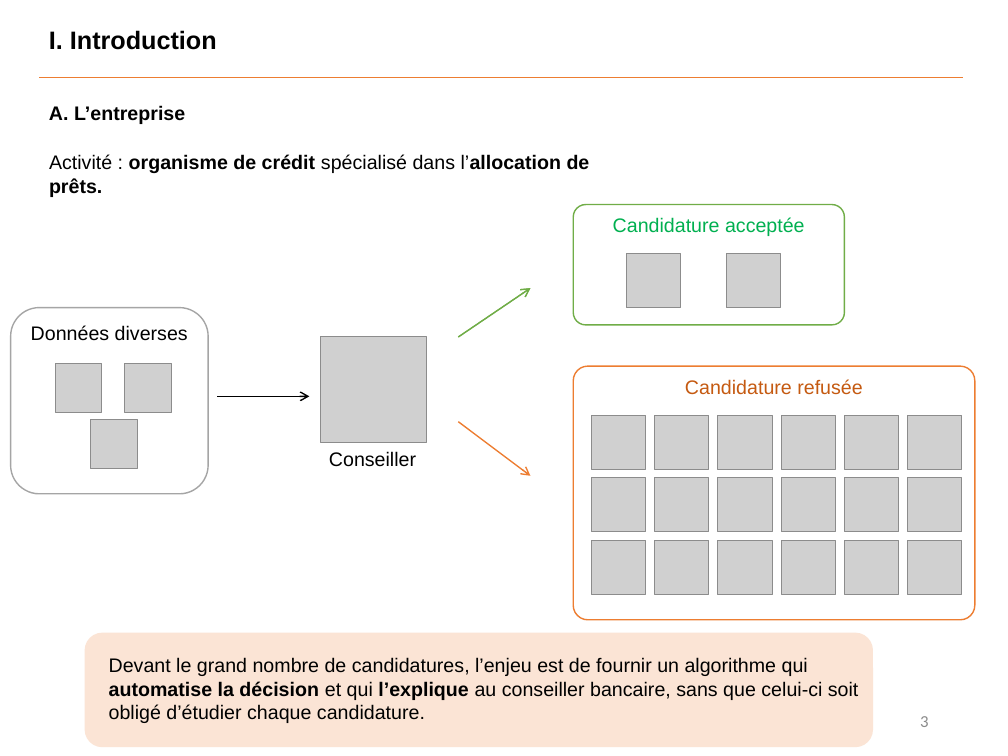
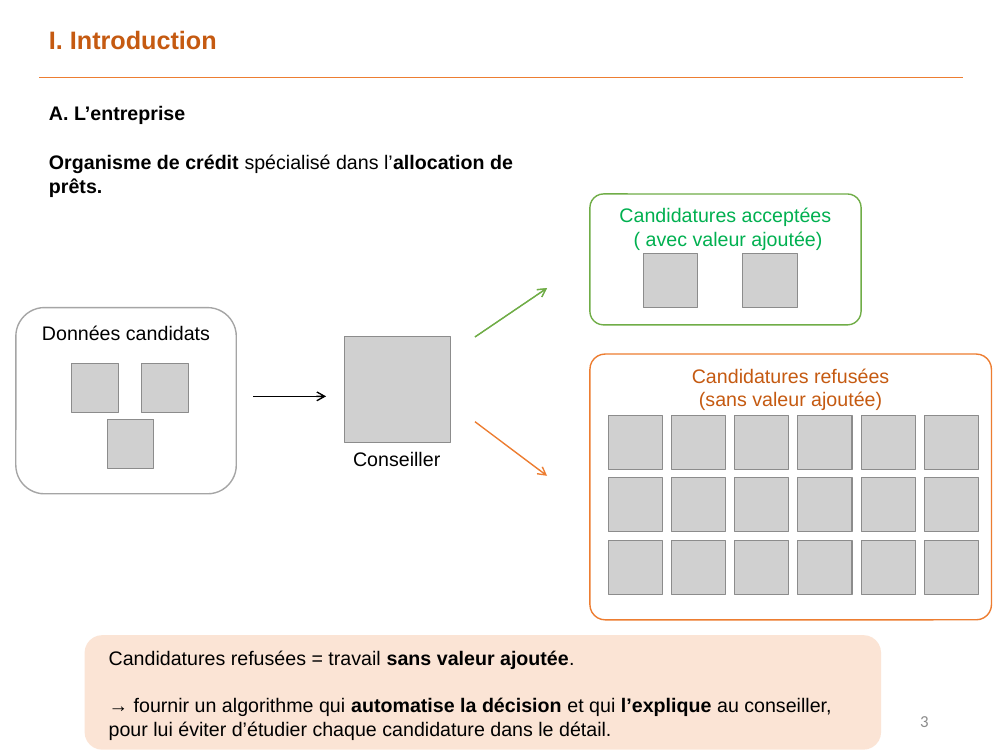
Before and after one commit to Benoit-78/P7_credit_loan_scoring_model, a slide deck: slide 3 of soutenance/P7_soutenance.pptx. Drawn at 1008x756 pixels with LibreOffice and Linux fonts; fonts in the diff are those of the drawing; grey boxes stand for pictures. Boxes give left, top, right and bottom in pixels: in the first picture for what was removed or moved away, otherwise in the second. Text is boxed around its words. In the diff, an @@ line names an element or a change of style, - is before the commit and + after.

```diff
--- a/soutenance/P7_soutenance.pptx
+++ b/soutenance/P7_soutenance.pptx
@@ text "I. Introduction" at box(49, 30, 217, 50): text colour #000000 to #C55A11 @@
@@ text at box(49, 154, 513, 197): text changed @@
-Activité : organisme de crédit spécialisé dans l’allocation de prêts.
+Organisme de crédit spécialisé dans l’allocation de prêts.
@@ rounded rectangle "Candidatures acceptées": place and size @@
-rounded rectangle "Candidatures acceptées" at box(574, 205, 845, 325)
+rounded rectangle "Candidatures acceptées" at box(590, 194, 861, 325)
@@ text in rounded rectangle at box(619, 207, 831, 250): text changed @@
-Candidature acceptée
+Candidatures acceptées
+( avec valeur ajoutée)
@@ 23 pictures, 3 arrows: place and size @@
-23 pictures, 3 arrows at box(55, 253, 962, 595)
+23 pictures, 3 arrows at box(72, 253, 979, 595)
@@ rounded rectangle "Données candidats": place and size @@
-rounded rectangle "Données candidats" at box(11, 307, 209, 494)
+rounded rectangle "Données candidats" at box(16, 307, 237, 494)
@@ text in rounded rectangle at box(42, 325, 210, 341): text changed @@
-Données diverses
+Données candidats
@@ picture: place and size @@
-picture at box(321, 337, 426, 443)
+picture at box(345, 337, 451, 443)
@@ rounded rectangle "Candidatures refusées": place and size @@
-rounded rectangle "Candidatures refusées" at box(574, 366, 975, 620)
+rounded rectangle "Candidatures refusées" at box(590, 354, 991, 620)
@@ text in rounded rectangle at box(692, 368, 889, 410): text changed @@
-Candidature refusée
+Candidatures refusées
+(sans valeur ajoutée)
@@ arrow moved from (217, 396) - (309, 396) to (253, 396) - (326, 396) @@
@@ text "Conseiller": place and size @@
-text "Conseiller" at box(329, 451, 416, 467)
+text "Conseiller" at box(353, 451, 440, 467)
@@ rounded rectangle: place and size @@
-rounded rectangle at box(85, 633, 873, 748)
+rounded rectangle at box(85, 635, 881, 750)
@@ text at box(109, 650, 831, 740): text changed @@
-Devant le grand nombre de candidatures, l’enjeu est de fournir un algorithme qui automatise la décision et qui l’explique au conseiller bancaire, sans que celui-ci soit obligé d’étudier chaque candidature.
+Candidatures refusées = travail sans valeur ajoutée.
+→ fournir un algorithme qui automatise la décision et qui l’explique au conseiller, pour lui éviter d’étudier chaque candidature dans le détail.
```
Also in this commit, not shown: 19 other slides changed, 3 slides added, 2 slides removed, 1 other file.
